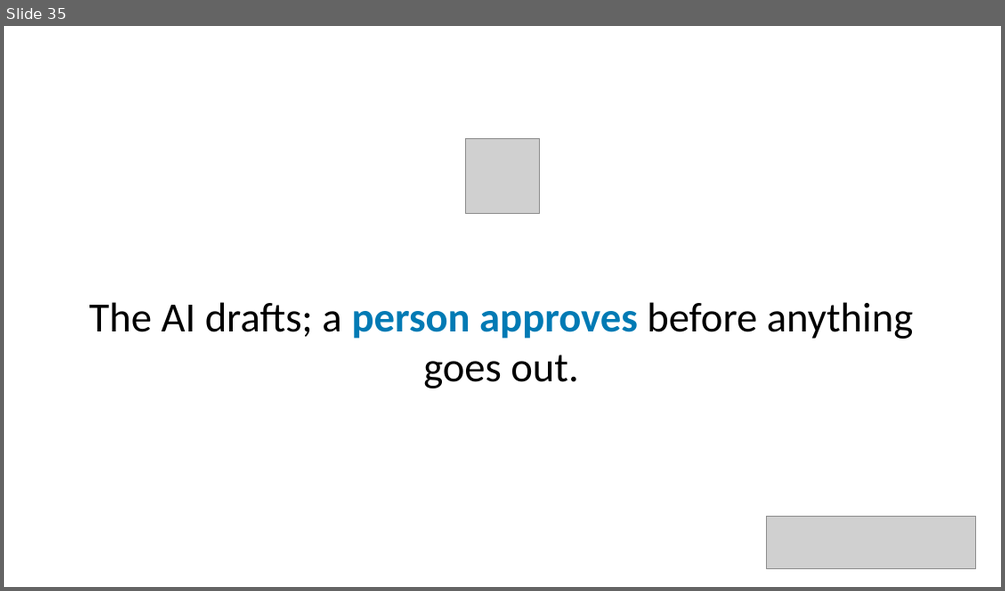
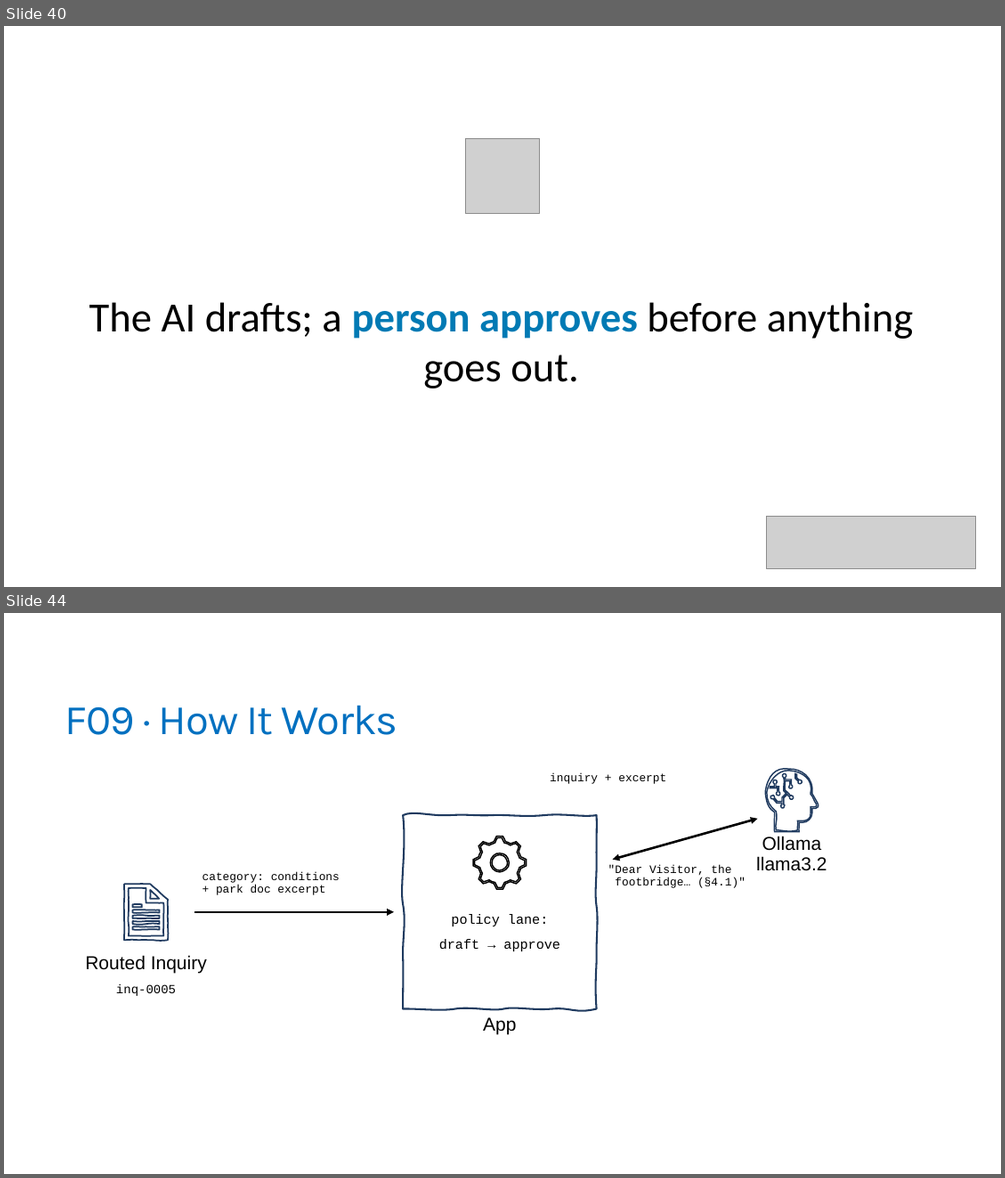
Before and after one commit to trailheadtechnology/10-ai-features-workshop, a slide deck: modules/M3-deciding/M3-deciding.pptx. Shown one above the other, each under a label of ours: slide 35 before the commit, slides 40 and 44 after it; the slides between them are not shown. The pictures are 1005x591 and 1005x1178 pixels, drawn with LibreOffice and Linux fonts; fonts in the diff are those of the drawing; grey boxes stand for pictures. Boxes give left, top, right and bottom in pixels: in the first picture for what was removed or moved away, otherwise in the second. Text is boxed around its words. In the diff, an @@ line names an element or a change of style, - is before the commit and + after.

```diff
--- a/modules/M3-deciding/M3-deciding.pptx
+++ b/modules/M3-deciding/M3-deciding.pptx
@@ slide 44 added at <box>4,613,1001,1174</box>, background #FFFFFF @@
@@ title added at <box>65,705,398,735</box>, 40.5 pt, text #0070C0 @@
+F09 · How It Works
@@ text added at <box>550,772,666,784</box>, 11 pt, text #000000 @@
+inquiry + excerpt
@@ group added at <box>765,770,818,832</box>: 4 freeform shapes @@
@@ freeform shape added at <box>404,815,597,1008</box>, outline #1F3A5F 1.75 pt @@
@@ double arrow added from (613, 859) to (758, 819), #000000 2.25 pt @@
@@ freeform shape added at <box>474,835,526,889</box>, outline #000000 1.25 pt @@
@@ text added at <box>756,835,826,871</box>, 18 pt, text #000000 @@
+Ollama
+llama3.2
@@ group added at <box>113,878,179,946</box>: 6 freeform shapes @@
@@ text added at <box>202,872,340,895</box>, 11 pt, text #000000 @@
+category: conditions
++ park doc excerpt
@@ freeform shape added at <box>490,853,509,872</box>, outline #000000 1.25 pt @@
@@ text added at <box>608,865,745,888</box>, 11 pt, text #000000 @@
+"Dear Visitor, the
+footbridge… (§4.1)"
@@ arrow added from (194, 912) to (395, 912), #000000 2.25 pt @@
@@ text added at <box>451,914,548,926</box>, 13 pt, text #000000 @@
+policy lane:
@@ text added at <box>85,955,207,973</box>, 18 pt, text #000000 @@
+Routed Inquiry
@@ text added at <box>439,939,560,951</box>, 13 pt, text #000000 @@
+draft → approve
@@ text added at <box>116,984,176,996</box>, 12 pt, text #000000 @@
+inq-0005
@@ text added at <box>483,1017,516,1034</box>, 18 pt, text #000000 @@
+App
@@ what was slide 35 is now slide 40 @@
```
Also in this commit, not shown: 6 slides changed, 15 other slides added, 11 slides removed, 3 other files.
